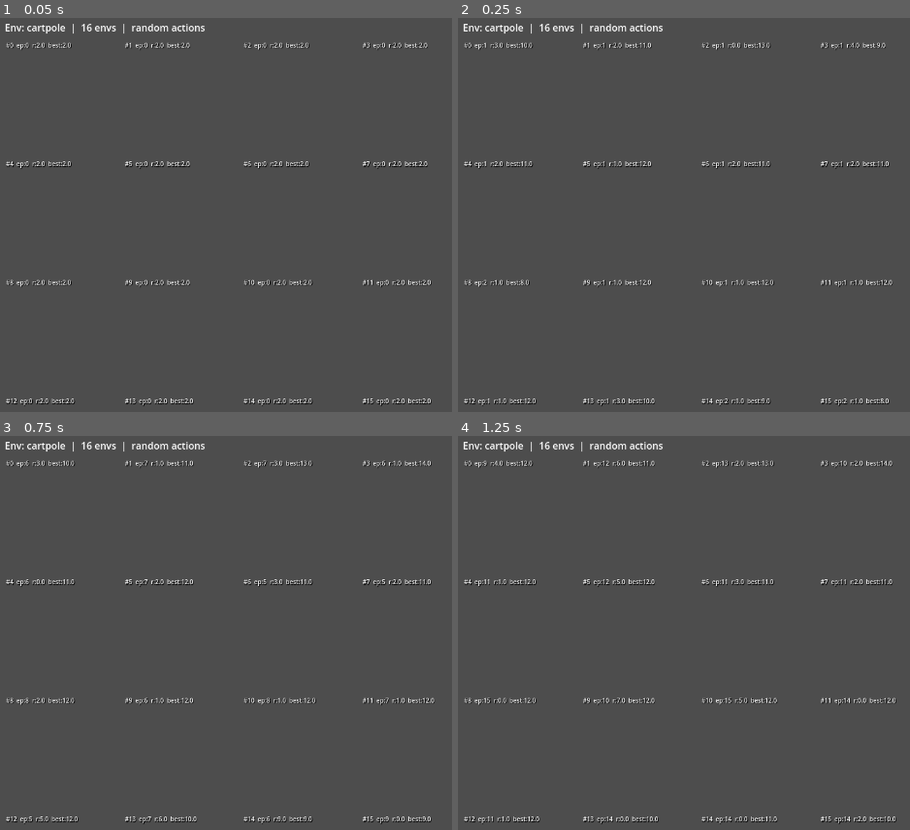
Above: before the commit, frames 1-4 (two rows, left to right).
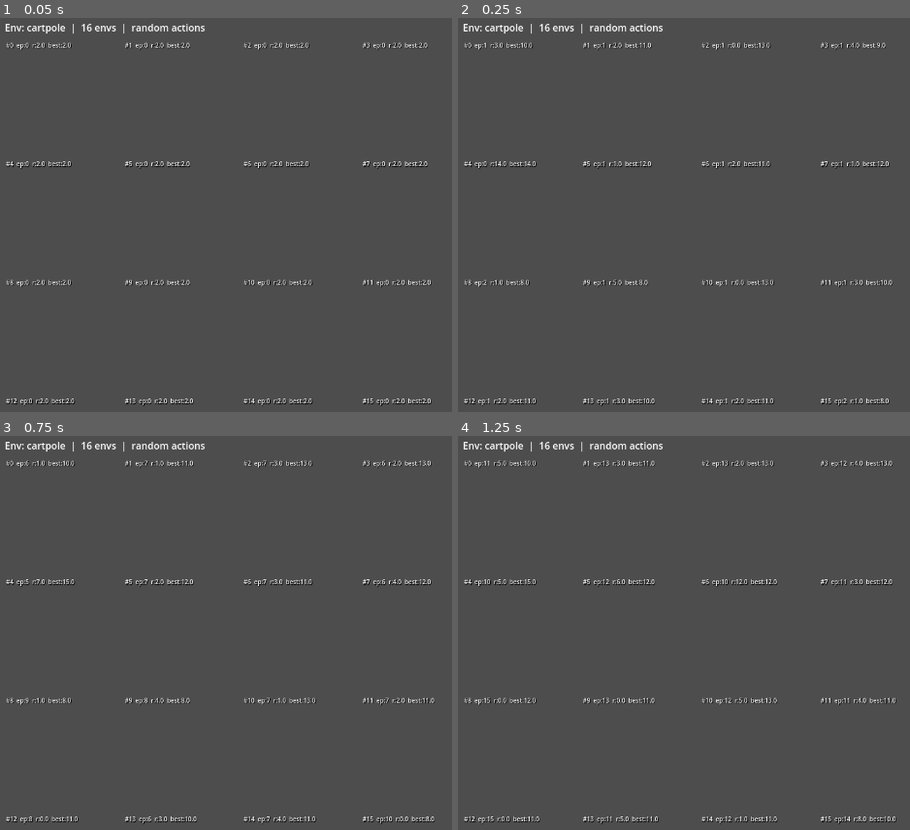
Above: after the commit, the same moments.

Repository: G-reen-vibe/godot_rl
Game: Godot game, scene res://test/configurable_preview.tscn
Two runs of this game, one before a commit and one after it. Both use one fixed random seed, a clock stepped at 60 frames per second and the inputs below. This scene is started directly instead of the project's main scene.
Inputs:
- Up to frame 1 (0.05 s): no input
- Up to frame 2 (0.25 s): no input
- Up to frame 3 (0.75 s): no input
- Up to frame 4 (1.25 s): no input

Frame 1 is identical in both runs. In frame 2, 0.2% of the frame differs, in the area x 5-96%, y 36-99%; in frame 3, 0.4%; in frame 4, 0.4%, in the area x 5-96%, y 6-99%.

Commit message:
Critical fix: probe env must be added to tree for _ready() to fire, otherwise _agents_per_env=0 and no actions applied

Diff:
--- a/rl/core/academy.gd
+++ b/rl/core/academy.gd
@@ -66,11 +66,14 @@
 
 
 func _spawn_envs() -> void:
-        # Pre-spawn: figure out agent count + action dim from one env
+        # Pre-spawn: figure out agent count + action dim from one env.
+        # We must add the probe to the tree so its _ready() fires and
+        # _collect_agents() runs. Without this, get_agent_count() returns 0.
         var probe := RLEnvRegistry.create(env_name)
         if probe == null:
                 push_error("RLAcademy: cannot spawn env '%s'" % env_name)
                 return
+        add_child(probe)
         _agents_per_env = probe.get_agent_count()
         _action_dim = _infer_action_dim(probe)
         probe.queue_free()
